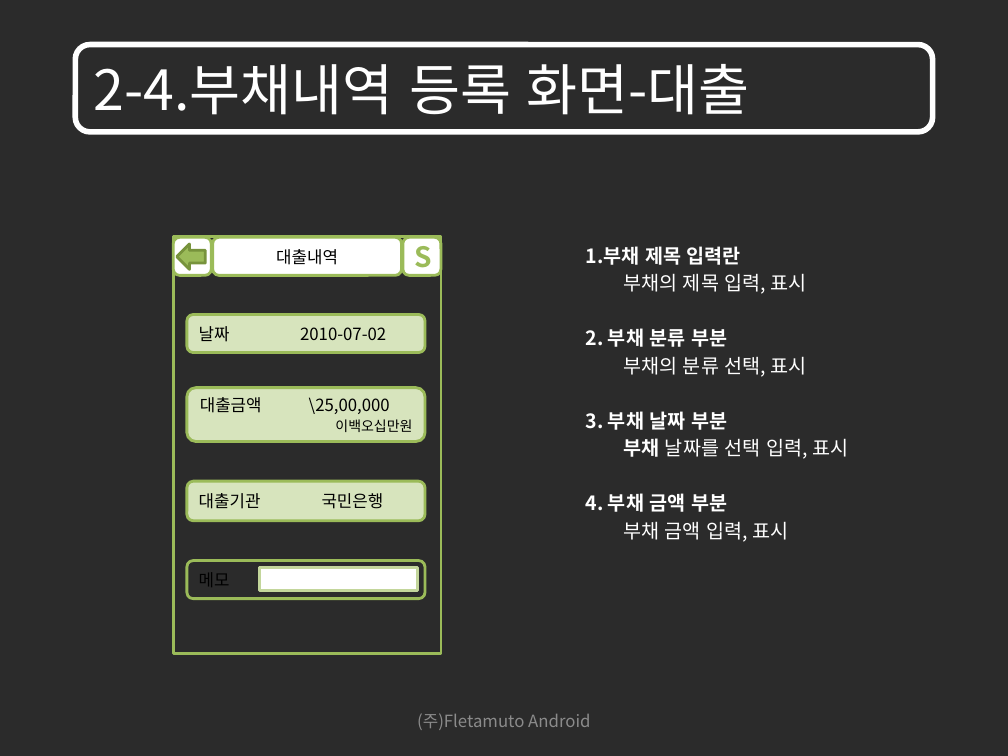
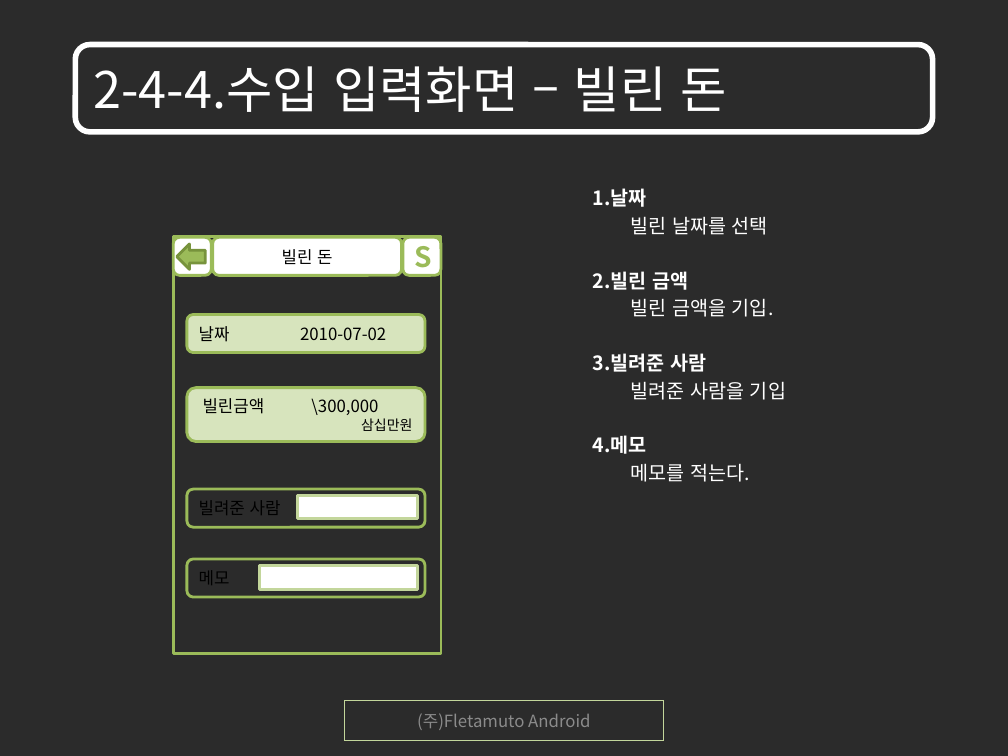
Before and after one commit to limjunghoon/fmfinance, a slide deck: slide 43 of trunk/DOC/GUI/GUI_Guide_For_Investment_Techniques_SW_101008_V1.2.pptx (slide 41 before the commit). Drawn at 1008x756 pixels with LibreOffice and Linux fonts; fonts in the diff are those of the drawing; background and template pictures are left out; a plain dark background stands for a picture behind light text. Boxes give left, top, right and bottom in pixels: in the first picture for what was removed or moved away, otherwise in the second. Text is boxed around its words. In the diff, an @@ line names an element or a change of style, - is before the commit and + after.

```diff
--- a/trunk/DOC/GUI/GUI_Guide_For_Investment_Techniques_SW_101008_V1.2.pptx
+++ b/trunk/DOC/GUI/GUI_Guide_For_Investment_Techniques_SW_101008_V1.2.pptx
@@ title at (93,66,727,112): text changed; size 39.6 to 36 pt @@
-2-4.부채내역 등록 화면-대출
+2-4-4.수입 입력화면 – 빌린 돈
@@ text added at (593,188,786,482), 14 pt, text #FFFFFF @@
+1.날짜
+빌린 날짜를 선택
+2.빌린 금액
+빌린 금액을 기입.
+3.빌려준 사람
+빌려준 사람을 기입
+4.메모
+메모를 적는다.
@@ text in rounded rectangle at (282,249,332,264): text changed @@
-대출내역
+빌린 돈
@@ text removed at (586,246,848,542) @@
-1.부채 제목 입력란
-부채의 제목 입력, 표시
-2. 부채 분류 부분
-부채의 분류 선택, 표시
-3. 부채 날짜 부분
-부채 날짜를 선택 입력, 표시
-4. 부채 금액 부분
-부채 금액 입력, 표시
@@ text in rounded rectangle at (203,398,412,431): text changed @@
-대출금액 \25,00,000 이백오십만원
+빌린금액 \300,000 삼십만원
@@ rounded rectangle removed at (186,481,424,520) @@
-대출기관 국민은행
@@ rounded rectangle added at (186,489,424,527), outline #9BBB59 2 pt, 12 pt, text #000000 @@
+빌려준 사람
@@ rectangle added at (297,496,417,519), fill #FFFFFF, outline #C3D69B 2 pt @@
@@ rectangle "(주)Fletamuto Android": place and size @@
-rectangle "(주)Fletamuto Android" at (417,713,590,730)
+rectangle "(주)Fletamuto Android" at (345,701,664,741)
@@ rectangle "(주)Fletamuto Android" at (345,701,664,741): outline none to #C3D69B 0.75 pt @@
```
Also in this commit, not shown: 7 other slides changed, 2 slides added.
